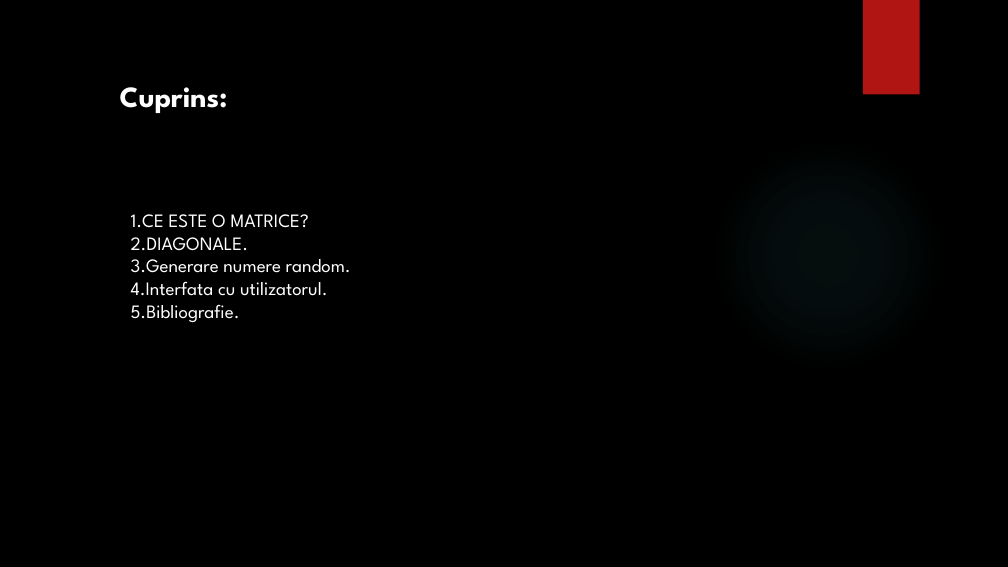
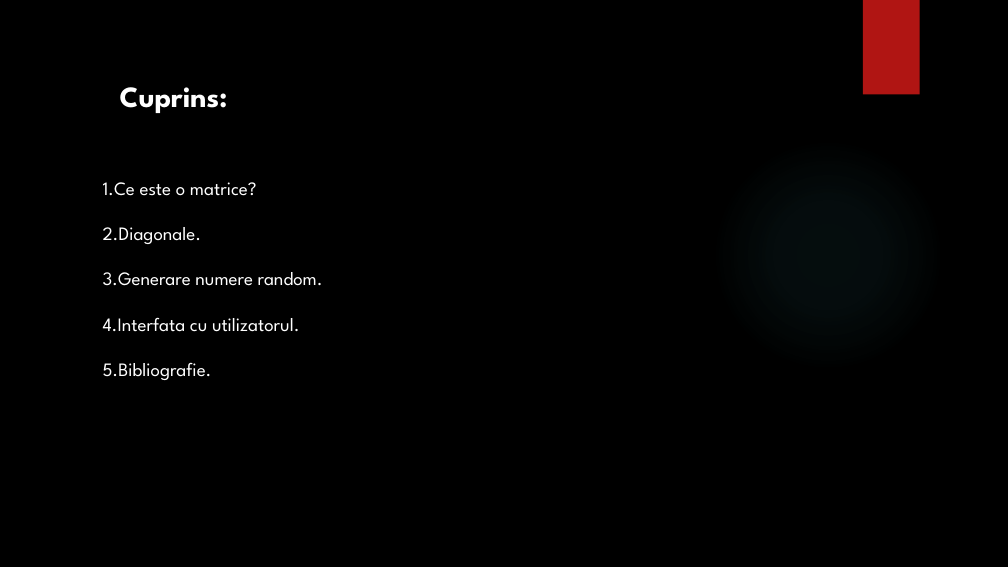
Before and after one commit to IancutEusebiu/proiectsincretic_SDA, a slide deck: slide 2 of Prezentare PS.pptx. Drawn at 1008x567 pixels with LibreOffice and Linux fonts; fonts in the diff are those of the drawing; background and template pictures are left out. Boxes give left, top, right and bottom in pixels: in the first picture for what was removed or moved away, otherwise in the second. Text is boxed around its words. In the diff, an @@ line names an element or a change of style, - is before the commit and + after.

```diff
--- a/Prezentare PS.pptx
+++ b/Prezentare PS.pptx
@@ text "1.Ce este o matrice?": place and size @@
-text "1.Ce este o matrice?" at [131, 214, 351, 322]
+text "1.Ce este o matrice?" at [103, 182, 323, 380]
@@ text at [103, 182, 257, 244]: text changed @@
-1.CE ESTE O MATRICE?
-2.DIAGONALE.
+1.Ce este o matrice?
+2.Diagonale.
```
Also in this commit, not shown: 1 other slide changed, 2 other files.
